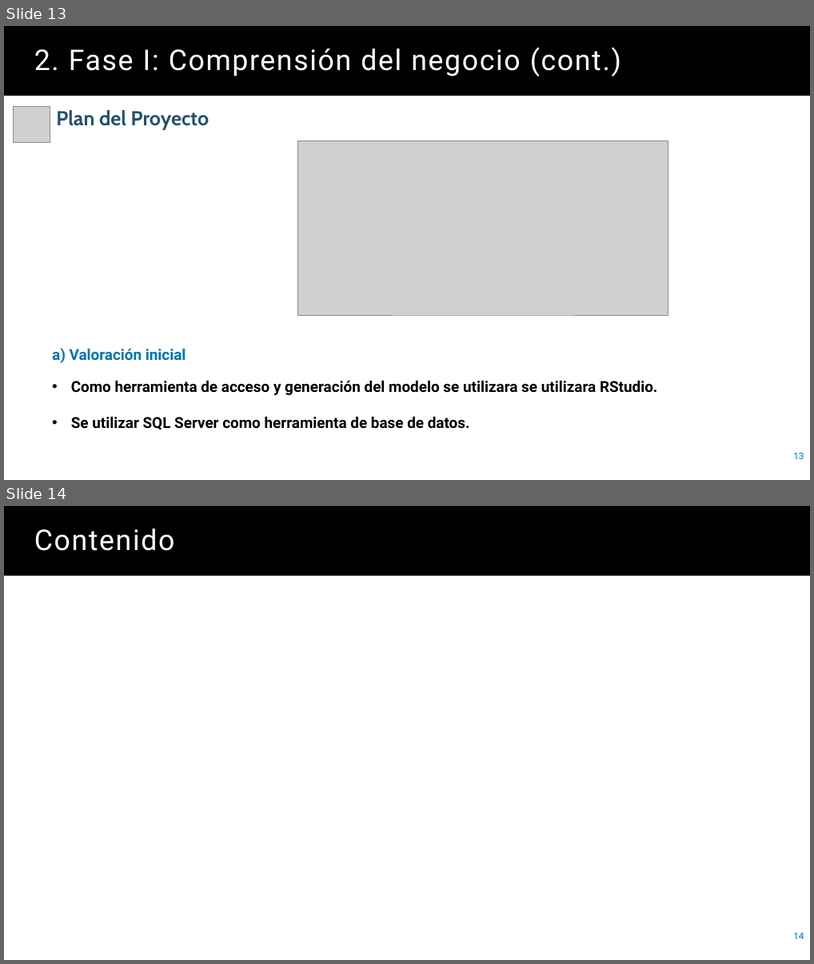
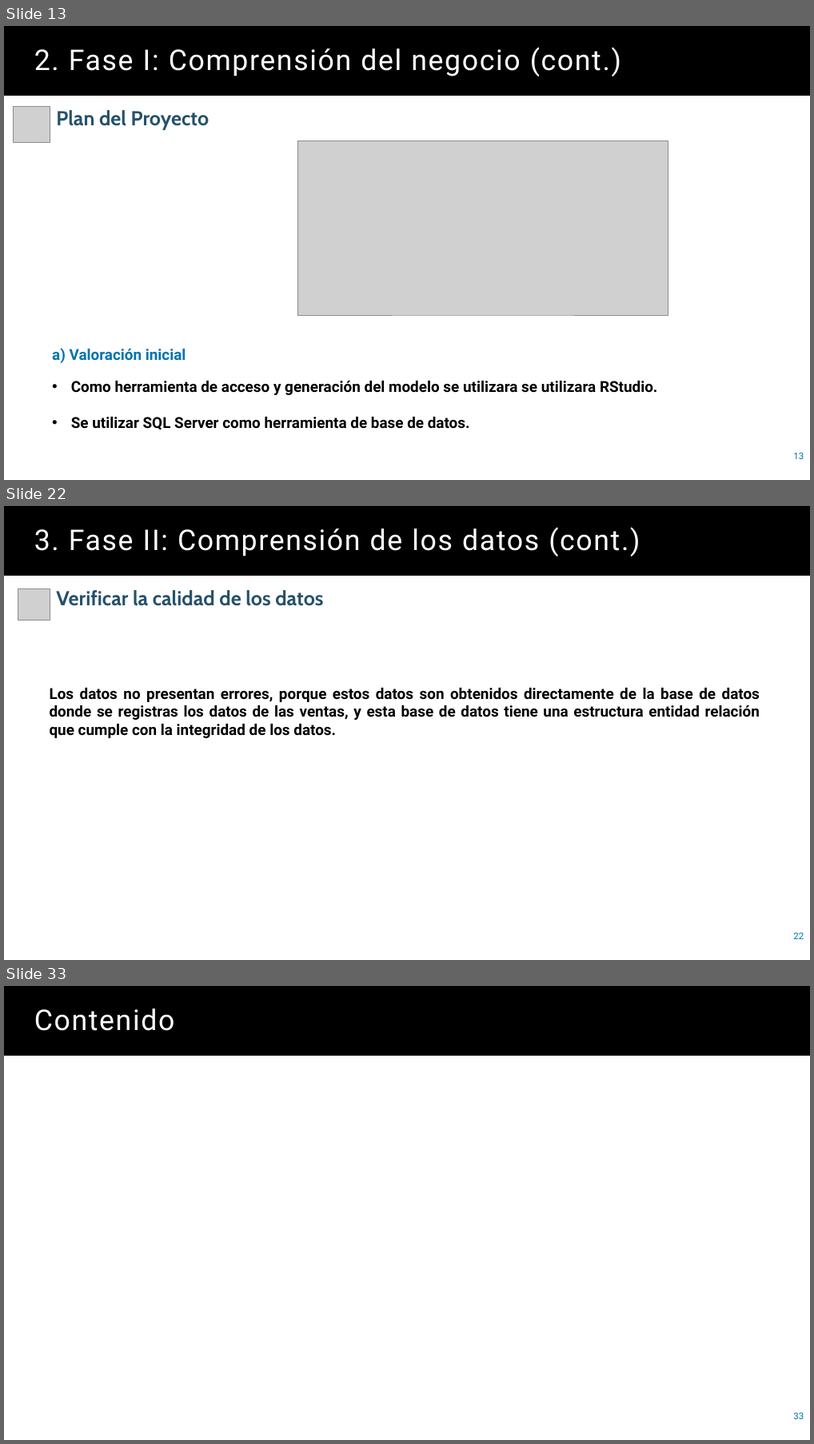
Before and after one commit to juanbo-prueba/leergit, a slide deck: Presentacion.pptx. Shown one above the other, each under a label of ours: slides 13 and 14 before the commit, slides 13, 22 and 33 after it; the slides between them are not shown. The pictures are 814x964 and 814x1444 pixels, drawn with LibreOffice and Linux fonts; fonts in the diff are those of the drawing; grey boxes stand for pictures. Boxes give left, top, right and bottom in pixels: in the first picture for what was removed or moved away, otherwise in the second. Text is boxed around its words. In the diff, an @@ line names an element or a change of style, - is before the commit and + after.

```diff
--- a/Presentacion.pptx
+++ b/Presentacion.pptx
@@ slide 22 added at [4,506,810,960], background #FFFFFF @@
@@ title added at [4,506,810,576], fill #000000, 34 pt, text #FFFFFF @@
+3. Fase II: Comprensión de los datos (cont.)
@@ picture added at [18,589,50,620] @@
@@ text added at [56,590,323,606], 24 pt, text #25516C, bold @@
+Verificar la calidad de los datos
@@ text added at [50,687,760,738], 18 pt, text #000000, bold @@
+Los datos no presentan errores, porque estos datos son obtenidos directamente de la base de datos donde se registras los datos de las ventas, y esta base de datos tiene una estructura entidad relación que cumple con la integridad de los datos.
@@ page number added at [794,932,804,939], 11 pt, text #0074AF @@
+22
@@ what was slide 14 is now slide 33 @@
@@ page number at [794,1412,804,1419]: text changed @@
-14
+33
```
Also in this commit, not shown: 18 other slides added.
